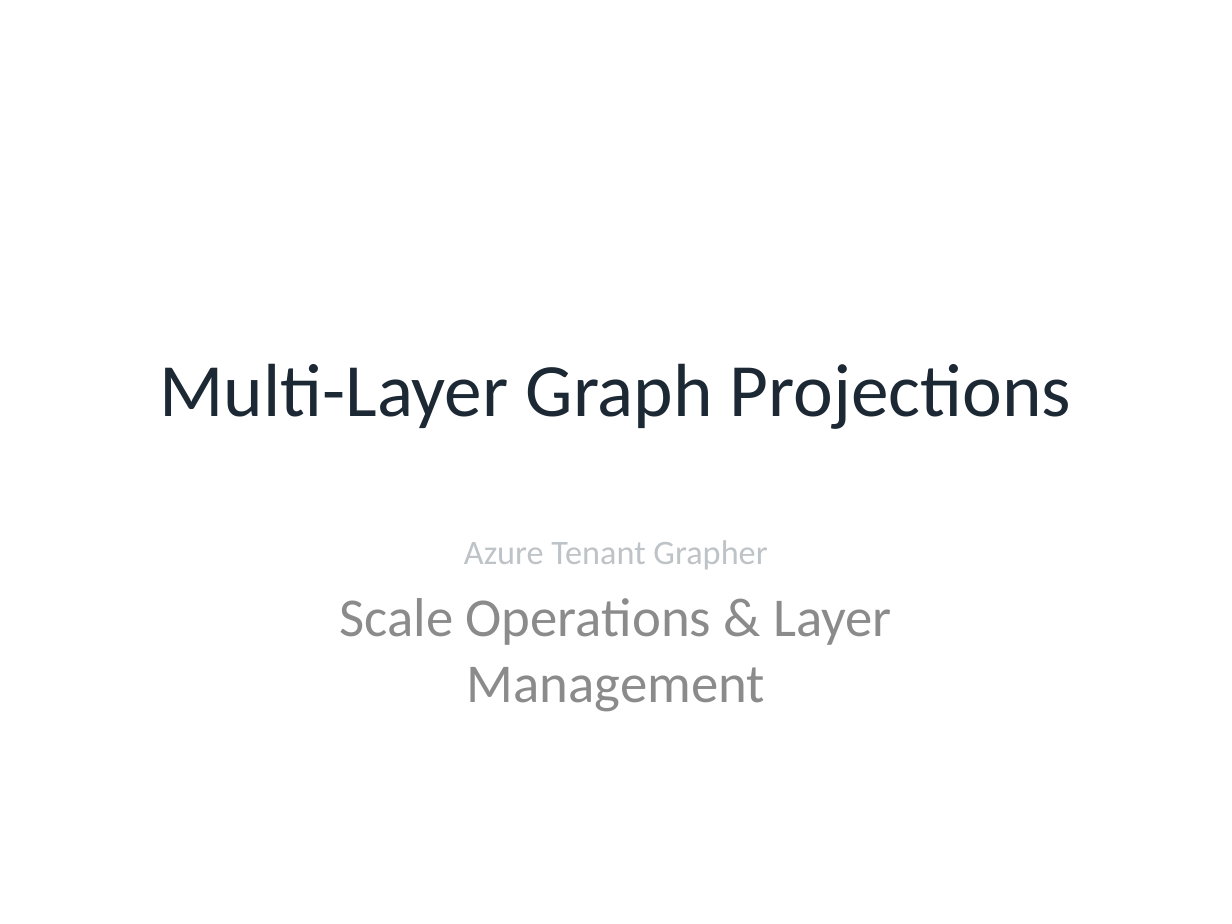
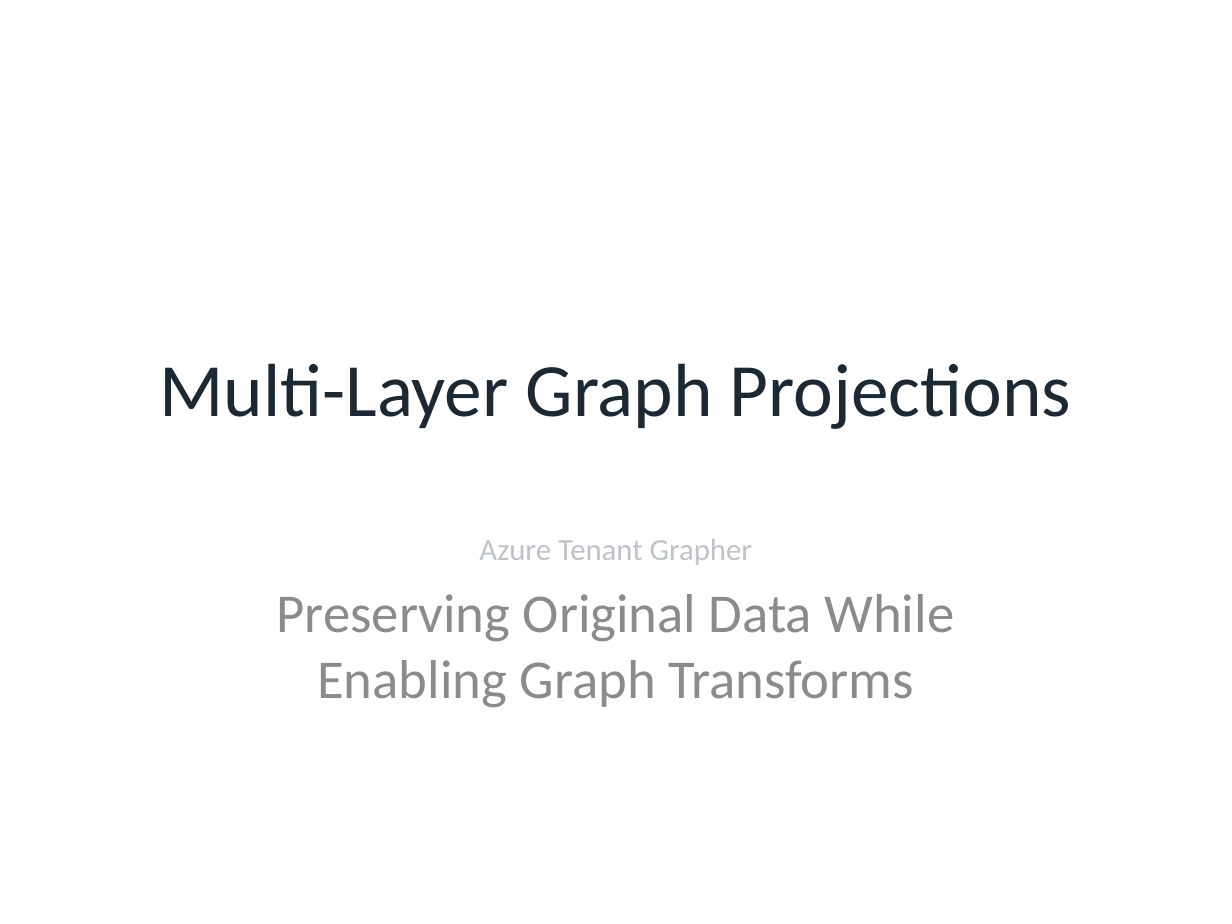
Before and after one commit to rysweet/azure-tenant-grapher, a slide deck: slide 1 of Multi_Layer_Graph_Projections.pptx. Drawn at 1232x924 pixels with LibreOffice and Linux fonts; fonts in the diff are those of the drawing. Boxes give left, top, right and bottom in pixels: in the first picture for what was removed or moved away, otherwise in the second. Text is boxed around its words. In the diff, an @@ line names an element or a change of style, - is before the commit and + after.

```diff
--- a/Multi_Layer_Graph_Projections.pptx
+++ b/Multi_Layer_Graph_Projections.pptx
@@ subtitle at (479,539,753,565): size 20 to 18 pt in "Azure Tenant Grapher" @@
@@ subtitle at (277,594,955,708): text changed @@
-Scale Operations & Layer Management
+Preserving Original Data While Enabling Graph Transforms
```
Also in this commit, not shown: 10 other slides changed, 5 slides added, 6 slides removed, 7 other files.
